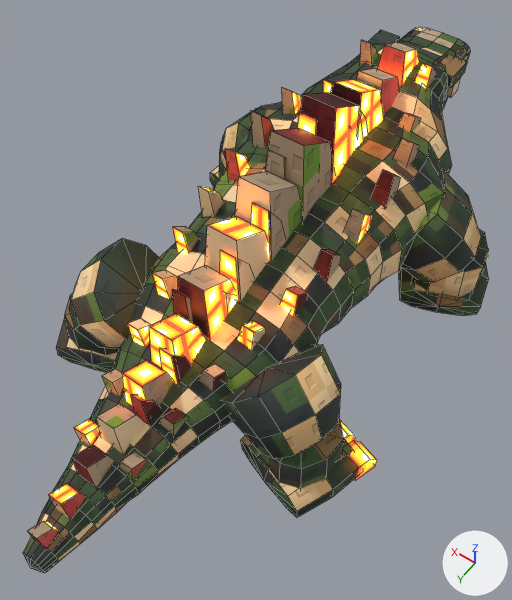
What one commit did to the Blender file assets/GreenDino/GreenDino.blend.
The view is the same before and after, from a camera (50 mm lens) standing at (-4.91, 7.91, 11.95) and looking at (-0.22, 1.35, 1.63). Arrows for +X, +Y and +Z are at lower right; the lights stay in place. The older version comes first. Mesh edges are drawn as thin lines.

The first picture shows 'GreenDino'.
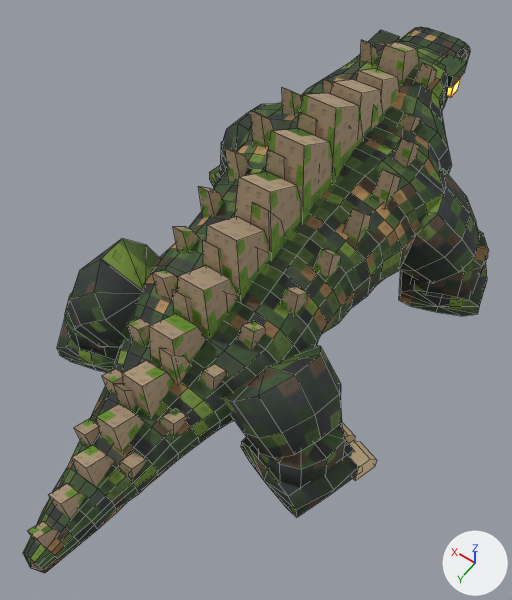
What differs and where, as boxes [x1, y1, x2, y2] in the pictures (512 x 600 px; the box of a moved part takes in the faces that stretch with it):
```json
{"object": "GreenDino", "change": "reshaped, surface changed", "before": [23, 27, 489, 573], "after": [23, 27, 489, 573]}
{"part": 1, "of": "me_greendino", "change": "moved or reshaped", "before": [220, 250, 240, 303], "after": [203, 240, 221, 273]}
{"part": 2, "of": "me_greendino", "change": "moved or reshaped", "before": [236, 258, 242, 302], "after": [218, 249, 223, 275]}
{"part": 3, "of": "me_greendino", "change": "moved or reshaped", "before": [131, 395, 149, 425], "after": [114, 384, 132, 411]}
{"part": 4, "of": "me_greendino", "change": "moved or reshaped", "before": [141, 402, 161, 425], "after": [125, 391, 137, 413]}
{"part": 5, "of": "me_greendino", "change": "moved or reshaped", "before": [56, 238, 359, 517], "after": [57, 238, 359, 517]}
{"part": 6, "of": "me_greendino", "change": "moved or reshaped", "before": [210, 104, 489, 316], "after": [209, 104, 489, 316]}
{"part": 7, "of": "me_greendino", "change": "surface changed", "before": [23, 27, 488, 573], "after": [23, 27, 488, 573]}
```

The change, as JSON lines over the scene's bpy script:
```json
{"block": "me_greendino", "where": "# used by ob_greendino; location = (0.0, 0.0, 0.0)"}
{"op": "remove", "block": "me_greendino", "code": "me_greendino.from_pydata(...)  # 3182 vertices, 1779 faces; spans x -3.51..3.49, y -6.09..7.09, z -0.09..4.63"}
{"op": "add", "block": "me_greendino", "code": "me_greendino.from_pydata(...)  # 3182 vertices, 1779 faces; spans x -3.51..3.51, y -6.09..7.09, z -0.09..4.63"}
{"block": "me_greendino", "change": "me_greendino part 1: the loose piece of 4 vertices spanning x -0.39..0.04, y 2.05..2.06, z 2.39..3.51 is moved by (0.35, 0.0, 0.0)"}
{"block": "me_greendino", "change": "me_greendino part 2: the loose piece of 4 vertices spanning x -0.39..-0.33, y 1.54..2.06, z 2.39..3.51 is moved by (0.35, 0.0, 0.0)"}
{"block": "me_greendino", "change": "me_greendino part 3: the loose piece of 4 vertices spanning x -0.32..-0.03, y 4.45..4.47, z 1.58..2.37 is moved by (0.35, 0.0, 0.0)"}
{"block": "me_greendino", "change": "me_greendino part 4: the loose piece of 4 vertices spanning x -0.32..-0.28, y 4.09..4.47, z 1.58..2.37 is moved by (0.35, 0.0, 0.0)"}
{"block": "me_greendino", "change": "me_greendino part 5: 131 of 3182 vertices moved; they spanned x -3.34..3.32, y 1.66..4.47, z -0.02..2.63 and now span x -3.33..3.28, y 1.64..4.47, z -0.01..2.62; mean shift (0.01, 0.0, 0.0); largest move (-0.28, 4.21, 2.02) -> (0.07, 4.21, 2.02)"}
{"block": "me_greendino", "change": "me_greendino part 6: 126 of 3182 vertices moved; they spanned x -3.51..3.49, y -3.29..-0.9, z -0.01..2.82 and now span x -3.51..3.51, y -3.3..-0.94, z -0.02..2.85; mean shift (0.0, 0.0, 0.0); largest move (-1.54, -2.86, 1.33) -> (-1.58, -2.81, 1.35)"}
{"block": "me_greendino", "change": "me_greendino part 7: texture (UV) coordinates of 1779 of 1779 faces, centred in x -3.41..3.41, y -6.03..7.03, z -0.02..4.39, changed; they spanned u 0.0..1.0, v 0.0..1.0 and now span u 0.0..1.0, v 0.0..1.0"}
{"block": "me_greendino", "change": "other edits to the shape of me_greendino do not show in these pictures"}
```
